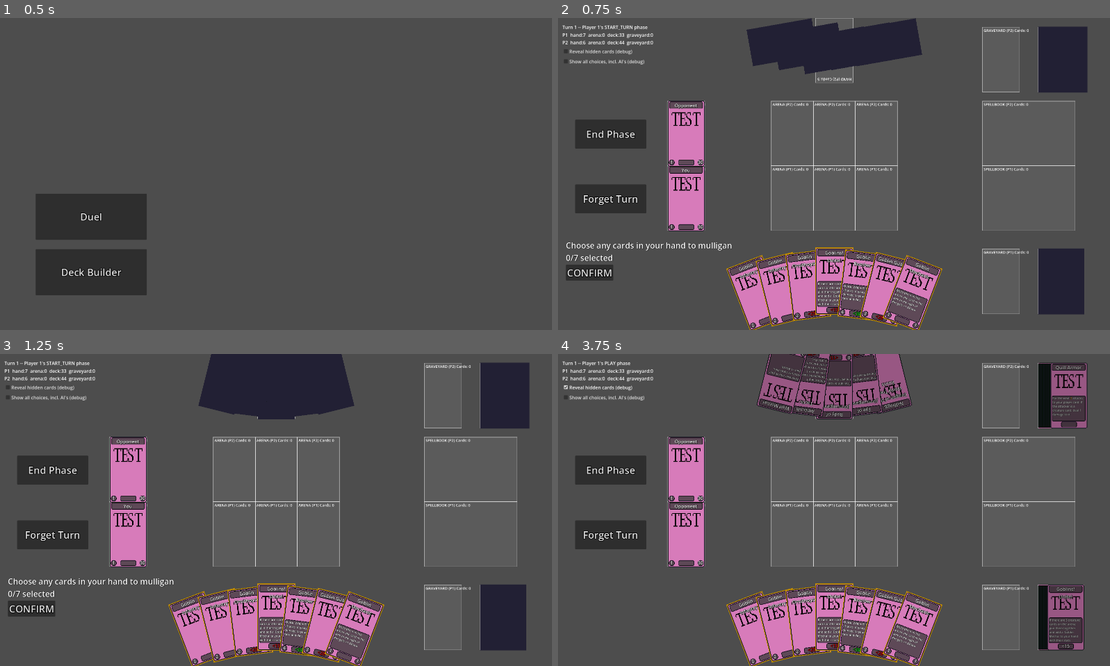
Above: before the commit, frames 1-4 (two rows, left to right).
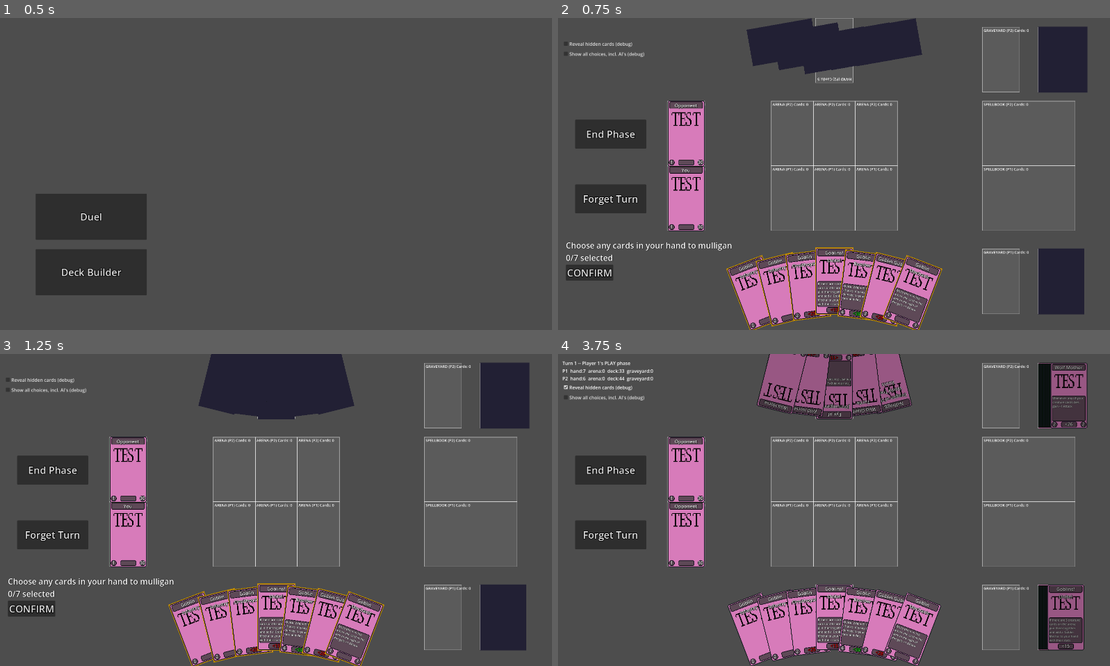
Above: after the commit, the same moments.

Repository: KT0mi/KT0mi_Card_Game_Godot
Game: Godot game, scene res://Scenes/Main.tscn
The game is run twice, just before and just after one commit, with the same random seed, the same clock (stepped at 60 frames per second) and the same inputs.
Inputs:
- Up to frame 1 (0.5 s): no input
- Up to frame 2 (0.75 s): click "Duel" at 0.5 s
- Up to frame 3 (1.25 s): no input
- Up to frame 4 (3.75 s): click "CONFIRM" at 1.25 s; click "End Phase" at 2 s; click "Forget Turn" at 2.75 s; click "Reveal hidden cards (debug)" at 3.5 s

Frame 1 is identical in both runs. In frame 2, 0.6% of the frame differs, in the area x 0-18%, y 2-15%; in frame 3, 0.6%; in frame 4, 2.1%, in the area x 30-96%, y 0-100%.

Commit message:
Fixed deferred call on _activate_next ChoiceManager; Fixed state where local player is not requesting player

Diff:
--- a/Scripts/ChoiceSystemScripts/ChoiceManager.gd
+++ b/Scripts/ChoiceSystemScripts/ChoiceManager.gd
@@ -139,7 +139,14 @@
 	_pending = _queue.pop_front()
 	#Having a deferred call guarantees that "await req.resolved" is already listening
 	#Before the request is resolved so that I can avoid race-conditions
-	choice_requested.emit(_pending)
+	var request := _pending
+	_emit_request.call_deferred(request)
+
+func _emit_request(request : ChoiceRequest) -> void:
+	if request != _pending:
+		return
+
+	choice_requested.emit(request)
 
 func submit(selected: Array) -> bool:
 	if _pending == null:
@@ -150,6 +157,9 @@
 		return false
 	var resolved_req := _pending
 	_pending = null
+
+	choice_resolved.emit(resolved_req)
+
 	resolved_req.resolved.emit(selected)
 
 	#Only advance the queue
--- a/Scripts/GameActions.gd
+++ b/Scripts/GameActions.gd
@@ -20,6 +20,10 @@
 
 	if TurnController.current_player != player:
 		print("GameActions: Failed try_play_card action: Reason: Not active player")
+		return false
+
+	if ChoiceManager.has_pending_request():
+		print("GameActions: Cannot play card while a choice is pending")
 		return false
 
 	if !card.is_playable(player.get_player_card().get_endurance()):
--- a/Scripts/RulesEngine.gd
+++ b/Scripts/RulesEngine.gd
@@ -49,7 +49,7 @@
 		else:
 			await GameActions.draw_cards(player, 7, DrawCardEvent.Reason.TURN)
 
-	do_mulligan()
+	await do_mulligan()
 
 	#var face_card := CardInstance.new(CardDatabase.get_definition(&"player_face"), player)
 	#await ZoneManager.move_to(face_card, Zone.Type.PLAYER, ZoneChangeEvent.Reason.MANUAL)
@@ -71,13 +71,14 @@
 			ChoiceContext.MULLIGAN(player)
 		)
 
-		if m_cards.is_empty() or m_cards == null:
-			print("RulesEngine: No valid cards in selected")
-			return
+		for c : CardInstance in m_cards:
+			await ZoneManager.move_to(c, Zone.Type.DECK, ZoneChangeEvent.Reason.MANUAL)
 
-		for c : CardInstance in m_cards:
-			ZoneManager.move_to(c, Zone.Type.DECK, ZoneChangeEvent.Reason.MANUAL)
+		if not m_cards.is_empty():
+			player.deck.shuffle()
 
-		player.deck.shuffle()
-
-		await GameActions.draw_cards(player, m_cards.size(), DrawCardEvent.Reason.TURN)
+			await GameActions.draw_cards(
+				player,
+				m_cards.size(),
+				DrawCardEvent.Reason.TURN
+			)
--- a/Scripts/SceneScripts/ChoicePresenter.gd
+++ b/Scripts/SceneScripts/ChoicePresenter.gd
@@ -4,6 +4,9 @@
 @onready var prompt_label: Label = $ChoiceLabelContainer/PromptLabel
 @onready var selection_label: Label = $ChoiceLabelContainer/SelectionLabel
 @onready var confirm_button: Button = $ChoiceLabelContainer/ConfirmButton
+
+enum State {IDLE, LOCAL_CHOICE, WAITING_FOR_OTHER_PLAYER}
+var _state: State = State.IDLE
 
 var _request: ChoiceRequest = null
 var _selected: Array = []
@@ -12,6 +15,7 @@
 	visible = false
 	confirm_button.pressed.connect(_on_confirm_pressed)
 	ChoiceManager.choice_requested.connect(begin)
+	ChoiceManager.choice_resolved.connect(_on_choice_resolved)
 
 func _refresh() -> void:
 	if _request == null:
@@ -30,8 +34,11 @@
 	_selected.clear()
 
 	if request.requesting_player != GameState.local_player:
-		return #TODO
+		_state = State.WAITING_FOR_OTHER_PLAYER
+		_waiting_state()
+		return
 
+	_state = State.LOCAL_CHOICE
 	prompt_label.text = request.prompt
 
 	#Branch into specific ChoiceRequest
@@ -72,7 +79,6 @@
 	var response: Array = []
 	response.append_array(_selected)
 
-	_finish(finishing_request)
 
 	var submitted := await ChoiceManager.submit(response)
 
@@ -80,6 +86,19 @@
 		push_error(
 			"CardChoicePresenter: valid active request was rejected."
 		)
+
+func _waiting_state() -> void:
+	visible = true
+	prompt_label.text = "Waiting for opponent choice..."
+
+func _on_choice_resolved(request : ChoiceRequest) -> void:
+	match _state:
+		State.IDLE:
+			return
+		State.LOCAL_CHOICE:
+			_finish(request)
+		State.WAITING_FOR_OTHER_PLAYER:
+			visible = false
 
 #endregion
 
--- a/Scripts/SceneScripts/card.gd
+++ b/Scripts/SceneScripts/card.gd
@@ -10,6 +10,7 @@
 var interaction_mode : InteractionMode = InteractionMode.NORMAL
 func set_interaction_mode(mode : InteractionMode) -> void:
 	interaction_mode = mode
+	queue_redraw()
 
 var hovered: bool = false
 var selected: bool = false
--- a/Scripts/TurnController.gd
+++ b/Scripts/TurnController.gd
@@ -17,7 +17,7 @@
 	return ceili(turn_counter/2.0)
 
 func start_match() -> void:
-	RulesEngine.setup_match()
+	await RulesEngine.setup_match()
 	current_player = GameState.player_one
 	turn_counter = 1
 	await _enter_phase(Phase.START_TURN)
